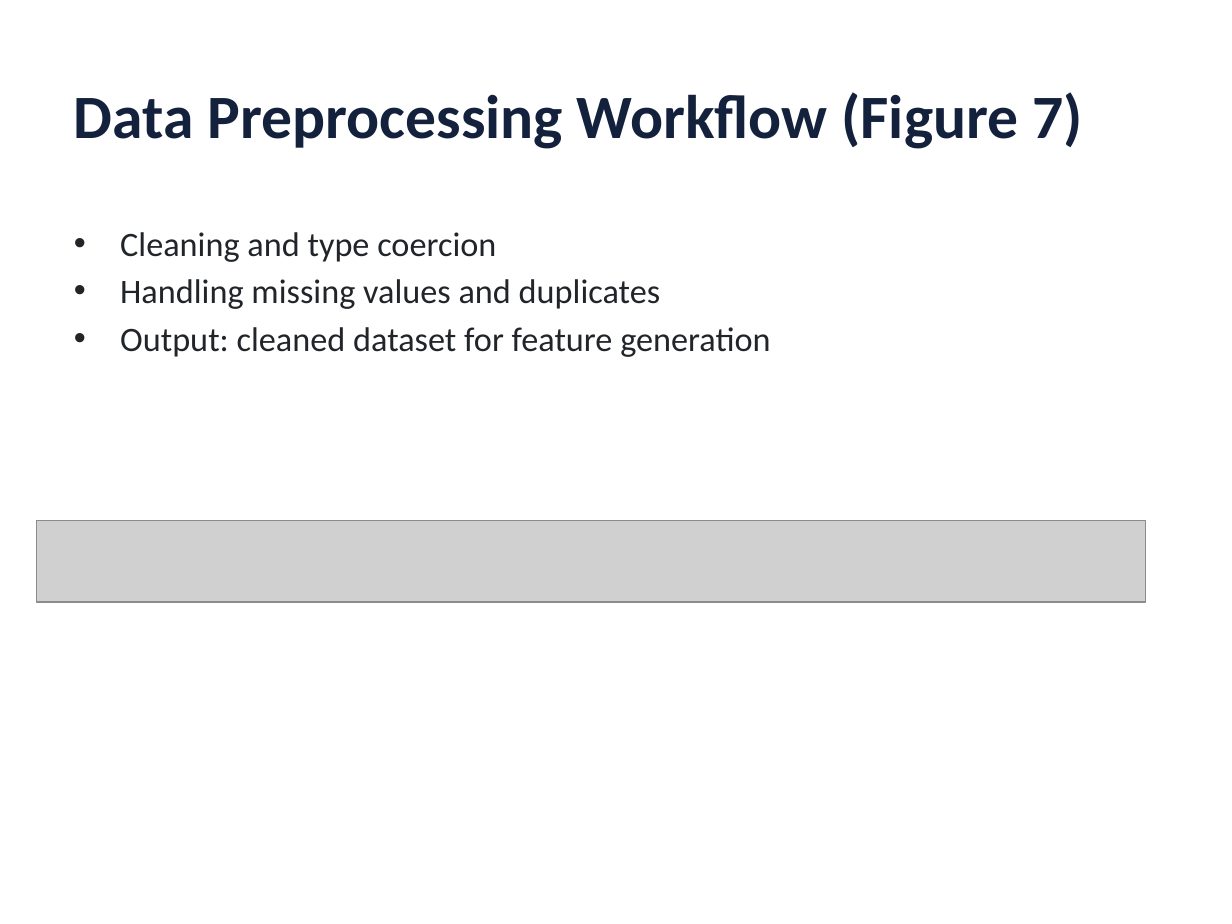
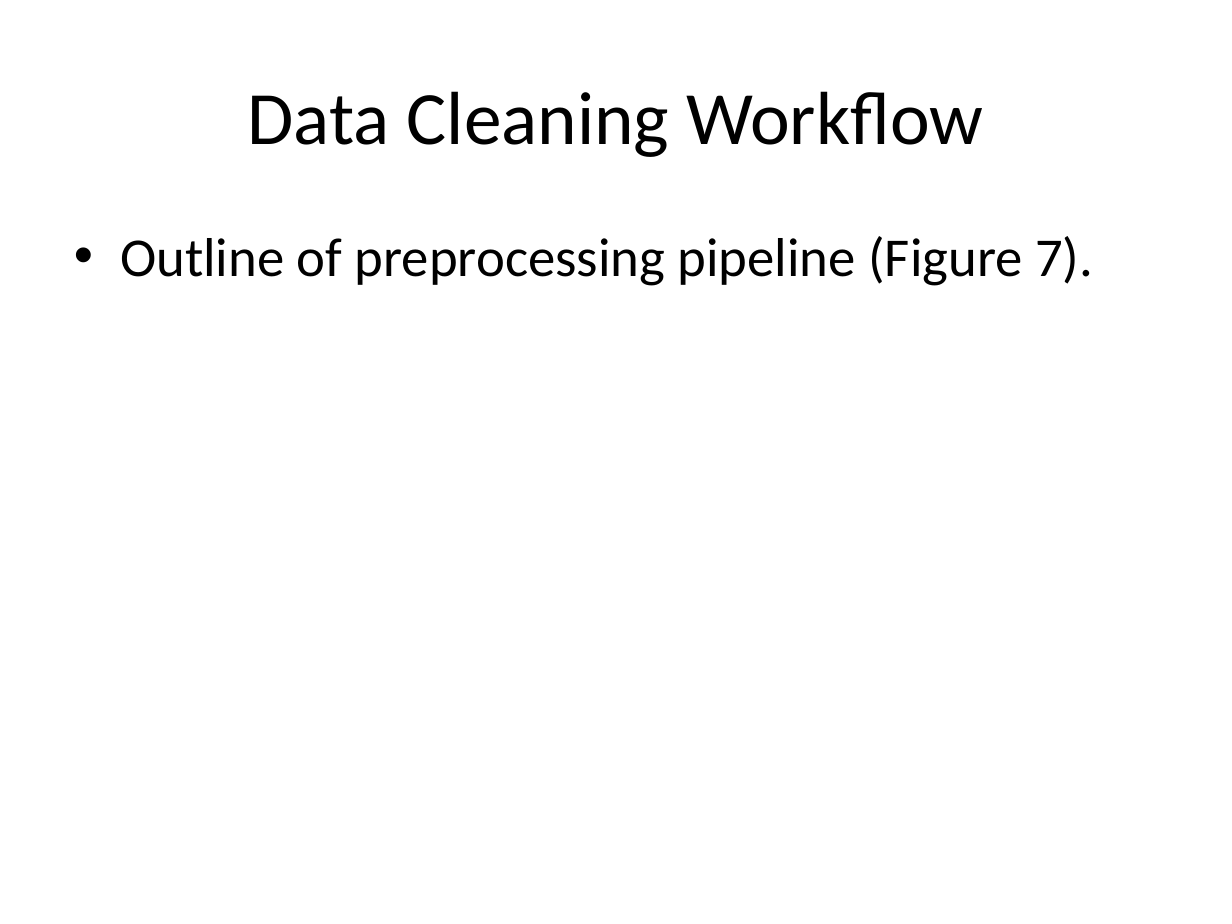
Before and after one commit to kangss1/Project-Uber, a slide deck: slide 15 of Thesis/Machine_Learning_Based_Forecasting_RideHailing_DelhiNCR.pptx (slide 9 before the commit). Drawn at 1232x924 pixels with LibreOffice and Linux fonts; fonts in the diff are those of the drawing; grey boxes stand for pictures. Boxes give left, top, right and bottom in pixels: in the first picture for what was removed or moved away, otherwise in the second. Text is boxed around its words. In the diff, an @@ line names an element or a change of style, - is before the commit and + after.

```diff
--- a/Thesis/Machine_Learning_Based_Forecasting_RideHailing_DelhiNCR.pptx
+++ b/Thesis/Machine_Learning_Based_Forecasting_RideHailing_DelhiNCR.pptx
@@ title at [248,91,983,157]: text changed; size 36 to 44 pt; text colour #14213D to #000000; bold off @@
-Data Preprocessing Workflow (Figure 7)
+Data Cleaning Workflow
@@ text at [120,236,1093,286]: text changed; size 20 to 32 pt; text colour #212529 to #000000 @@
-• Cleaning and type coercion
-• Handling missing values and duplicates
-• Output: cleaned dataset for feature generation
+• Outline of preprocessing pipeline (Figure 7).
@@ picture removed at [37,520,1146,601] @@
```
Also in this commit, not shown: 39 slides added, 24 slides removed, 12 other files.
